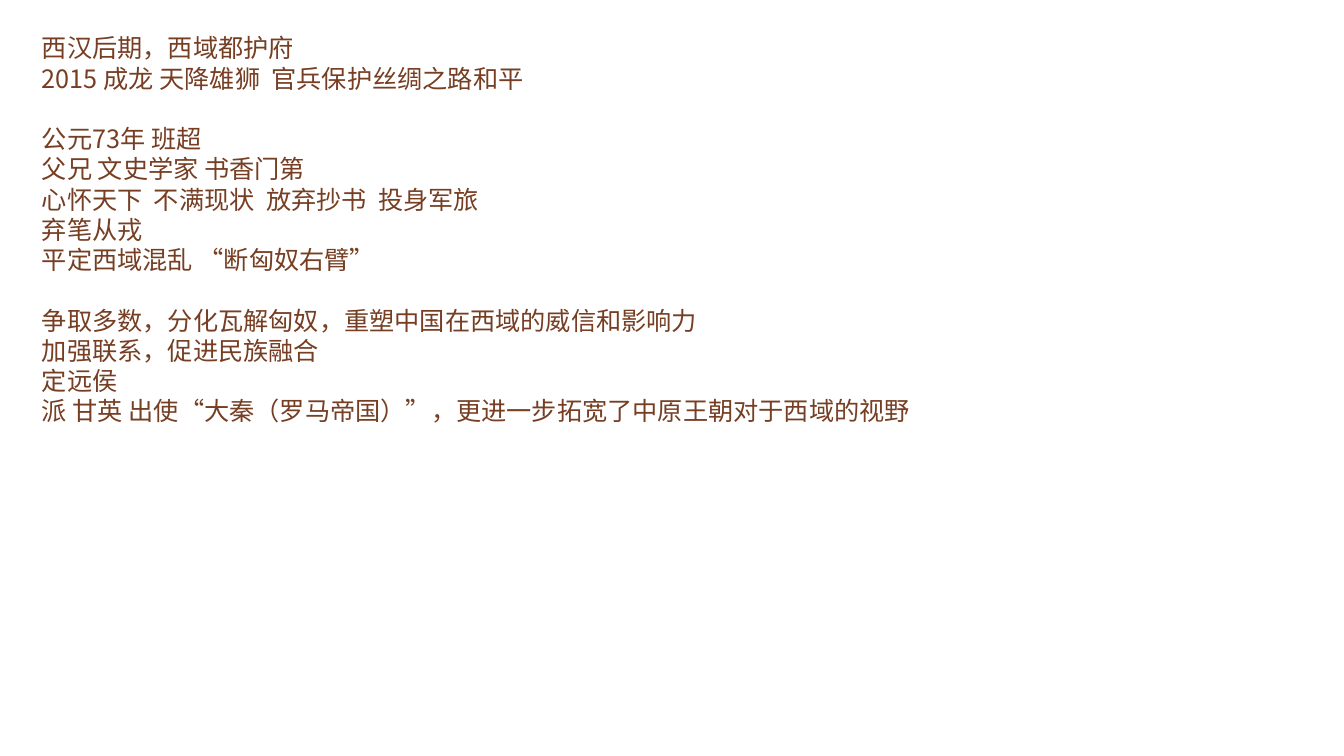
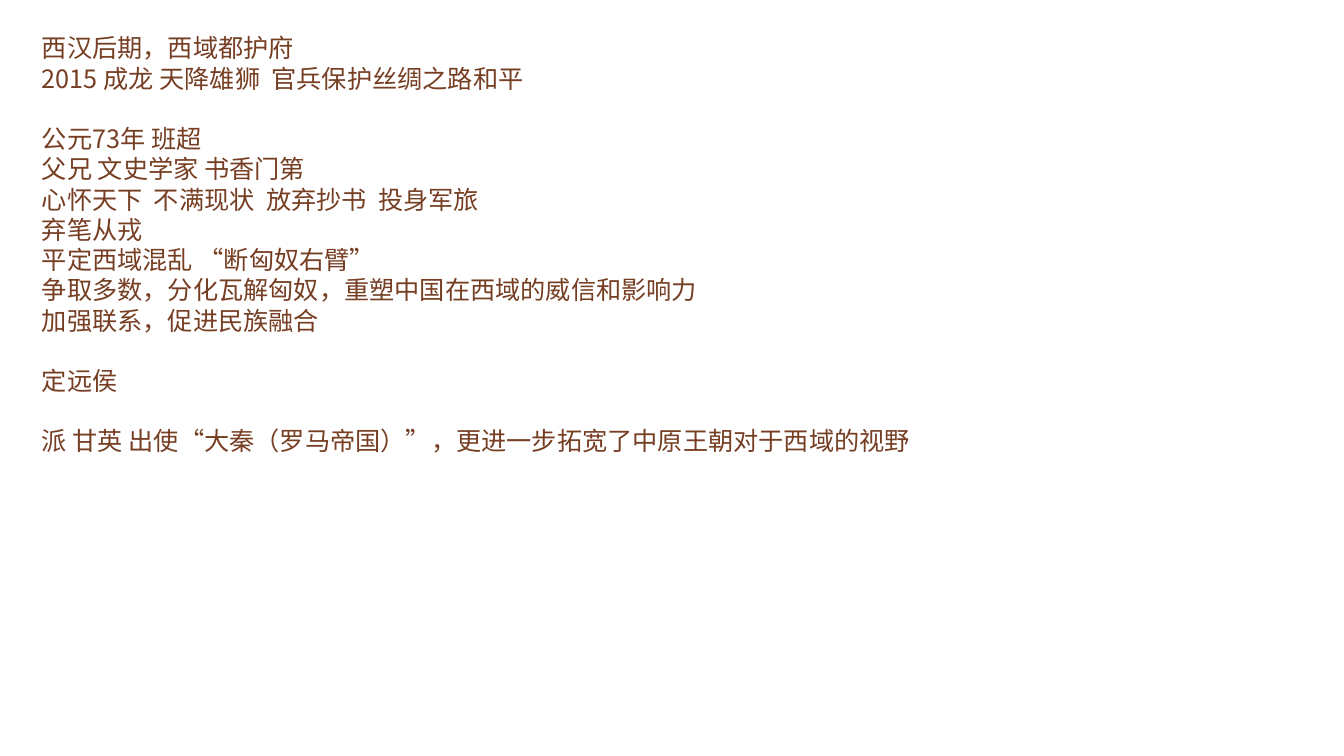
Before and after one commit to FredJiangFei/freetalk, a slide deck: slide 3 of 一带一路/资料.pptx. Drawn at 1344x756 pixels with LibreOffice and Linux fonts; fonts in the diff are those of the drawing; background and template pictures are left out. Boxes give left, top, right and bottom in pixels: in the first picture for what was removed or moved away, otherwise in the second. Text is boxed around its words. In the diff, an @@ line names an element or a change of style, - is before the commit and + after.

```diff
--- a/一带一路/资料.pptx
+++ b/一带一路/资料.pptx
@@ text "西汉后期，西域都护府" rewrapped from (x1=42, y1=35, x2=910, y2=423) to (x1=42, y1=35, x2=910, y2=453) @@
```
Also in this commit, not shown: 2 other slides changed, 2 other files.
